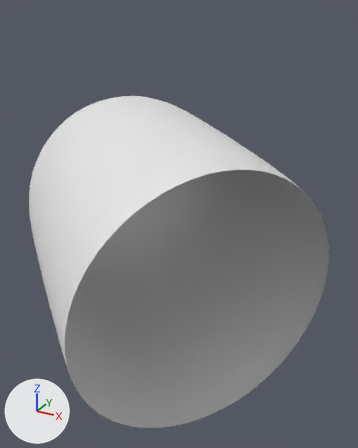
An edit to the glTF model public/model/animals/body.gltf, drawn before and after from the same camera.
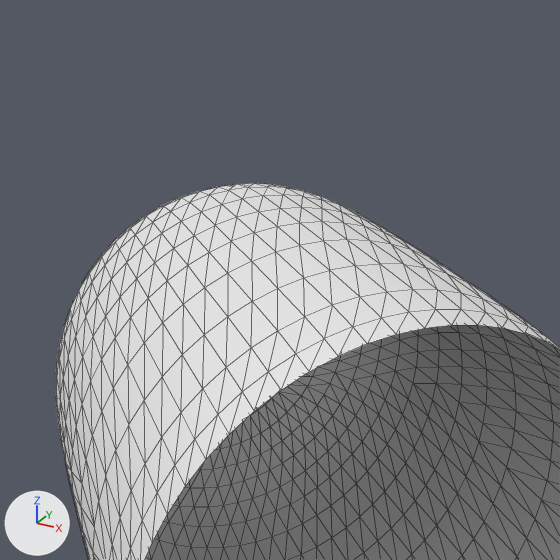
Each version is shown whole from a 50 mm camera at (5.31, -5.2, 3.24) aimed at (2.2, 0.45, 0.42), then close up on the part from 0% to 82% of the width and 0% to 65% of the height. Arrows for +X, +Y and +Z are at lower left; the lights stay in place. The close-ups show mesh edges as thin lines. Where no turn or scale is listed for an object, it has been applied to the vertices. Vertices at the same position are counted once.

Names of what the first close-up shows: 'Body'.
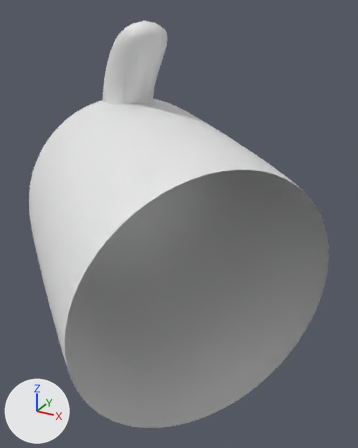
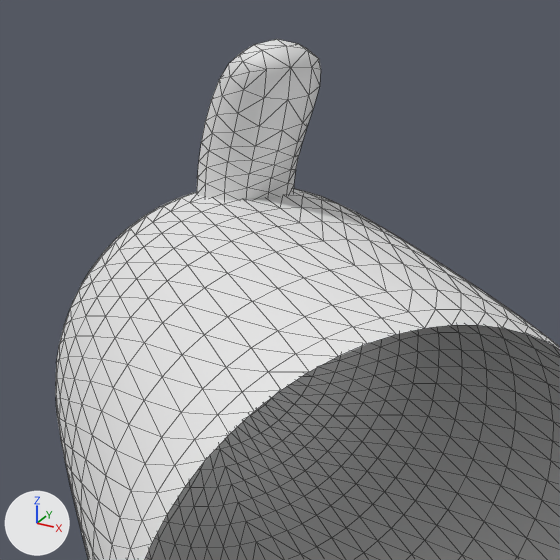
Where the newer file only moved an object's origin or applied its transform, the numbers keep the older frame.

Boxes [x1, y1, x2, y2] around the edits, measured in the close-ups (560 x 560 px):
'Body', reshaped
    before: [56, 183, 560, 560]
    after: [56, 39, 560, 560]
part 1 of me_cylinder, added
    after: [197, 39, 321, 200]

The change, as a diff of the scene's bpy script:
```diff
--- a/public/model/animals/body.gltf.py
+++ b/public/model/animals/body.gltf.py
@@ me_cylinder @@
 # used by ob_body; location = (2.944, 0.0, 0.0)
-me_cylinder.from_pydata(...)  # 1089 vertices, 2112 faces; spans x -3.52..1.32, y -2.11..2.84, z -1.8..1.97
+me_cylinder.from_pydata(...)  # 1227 vertices, 2384 faces; spans x -3.52..1.32, y -2.11..2.84, z -1.8..3.08
+# me_cylinder part 1: a new loose piece of 138 vertices spanning x -2.45..-1.08, y 0.29..1.55, z 1.63..3.08
```
